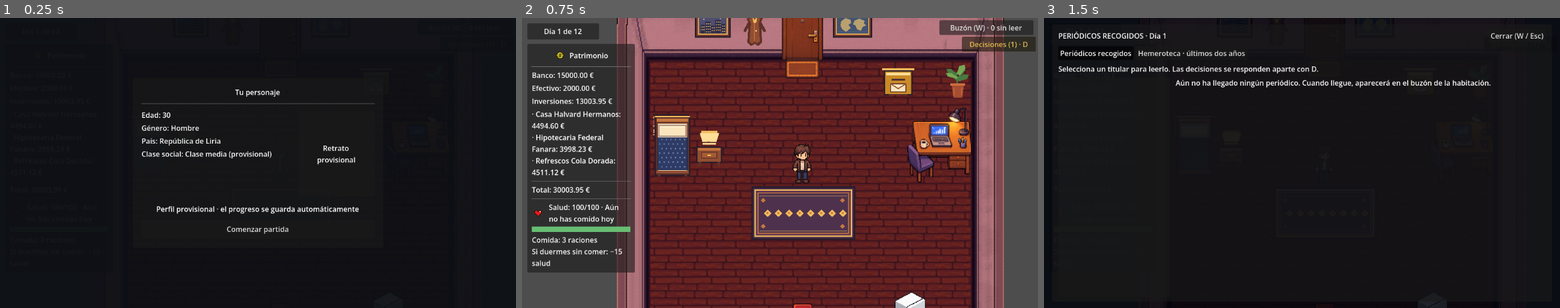
Above: before the commit, frames 1-3 (left to right).
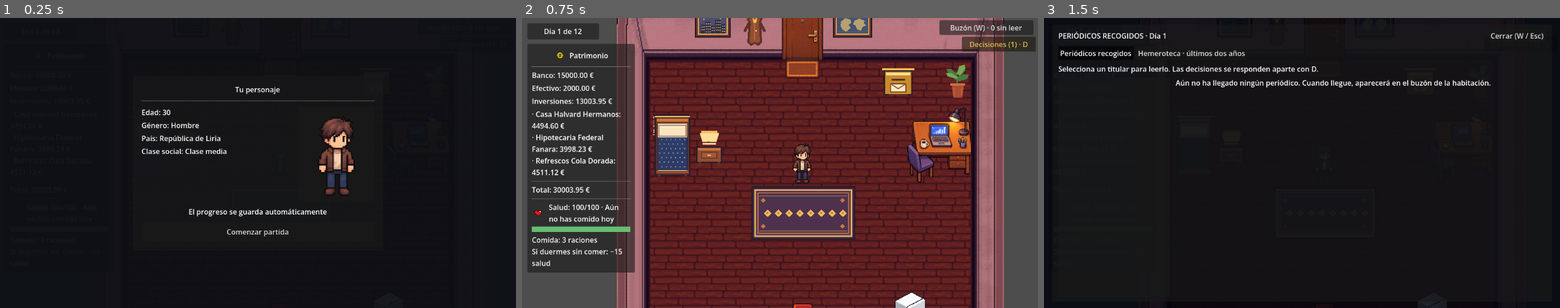
Above: after the commit, the same moments.

Repository: JBBP-stack/Eurasia
Game: Godot game, scene res://escenas/habitacion/habitacion1.tscn
The game is run twice, just before and just after one commit, with the same random seed, the same clock (stepped at 60 frames per second) and the same inputs.
Inputs:
- Up to frame 1 (0.25 s): no input
- Up to frame 2 (0.75 s): click "Comenzar partida" at 0.5 s
- Up to frame 3 (1.5 s): click "Buzón (W) · 0 sin leer" at 1.25 s

The runs differ from the first frame. In frame 1, 3.1% of the frame differs, in the area x 27-73%, y 23-76%; in frame 2, nothing differs; in frame 3, nothing differs.

Commit message:
KJSBNDGIUJSNI

Diff:
--- a/godot/escenas/interfaces/FichaInicio.gd
+++ b/godot/escenas/interfaces/FichaInicio.gd
@@ -1,6 +1,8 @@
 extends CanvasLayer
 ## Ficha inicial del personaje. Se muestra sobre la habitación al arrancar el juego.
 ## Si existe una partida guardada permite continuarla o empezar una nueva.
+
+const RUTA_RETRATO := "res://assets/personaje/jugador_idle_abajo_64x96.png"
 
 var _confirmacion_nueva: ConfirmationDialog
 
@@ -65,18 +67,23 @@
 	_agregar_dato(datos, "Clase social", str(persona.get("clase_social", "Por definir")))
 
 	var retrato := PanelContainer.new()
-	retrato.custom_minimum_size = Vector2(170, 190)
+	retrato.custom_minimum_size = Vector2(170, 210)
 	retrato.size_flags_vertical = Control.SIZE_SHRINK_CENTER
 	fila.add_child(retrato)
 
-	var marcador_retrato := Label.new()
-	marcador_retrato.text = "Retrato\nprovisional"
-	marcador_retrato.horizontal_alignment = HORIZONTAL_ALIGNMENT_CENTER
-	marcador_retrato.vertical_alignment = VERTICAL_ALIGNMENT_CENTER
-	retrato.add_child(marcador_retrato)
+	# Sprite de 64x96 a escala x2 exacta para que el pixel art quede nítido.
+	var imagen_retrato := TextureRect.new()
+	imagen_retrato.texture = load(RUTA_RETRATO) as Texture2D
+	imagen_retrato.expand_mode = TextureRect.EXPAND_IGNORE_SIZE
+	imagen_retrato.custom_minimum_size = Vector2(128, 192)
+	imagen_retrato.stretch_mode = TextureRect.STRETCH_KEEP_ASPECT_CENTERED
+	imagen_retrato.texture_filter = CanvasItem.TEXTURE_FILTER_NEAREST
+	imagen_retrato.size_flags_horizontal = Control.SIZE_SHRINK_CENTER
+	imagen_retrato.size_flags_vertical = Control.SIZE_SHRINK_CENTER
+	retrato.add_child(imagen_retrato)
 
 	var nota := Label.new()
-	nota.text = "Perfil provisional · el progreso se guarda automáticamente"
+	nota.text = "El progreso se guarda automáticamente"
 	nota.horizontal_alignment = HORIZONTAL_ALIGNMENT_CENTER
 	contenido.add_child(nota)
 
--- a/godot/sistemas/EstadoJuego.gd
+++ b/godot/sistemas/EstadoJuego.gd
@@ -66,7 +66,7 @@
 		"edad": 30,
 		"genero": "Hombre",
 		"pais_ficticio": "República de Liria",
-		"clase_social": "Clase media (provisional)",
+		"clase_social": "Clase media",
 		"ingreso_mensual_centimos": 200_000
 	}
 	# Situación inicial (reglas_demo.json): 15.000 € en cuenta, 2.000 € en efectivo y ~13.000 € invertidos.
